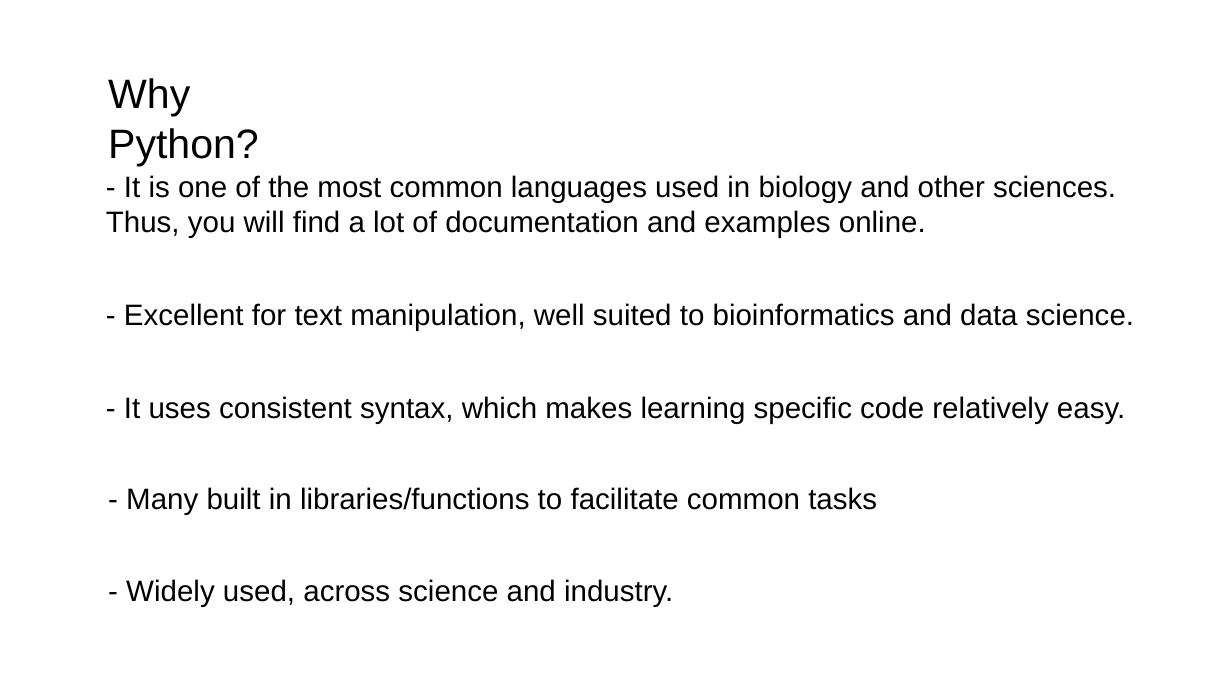
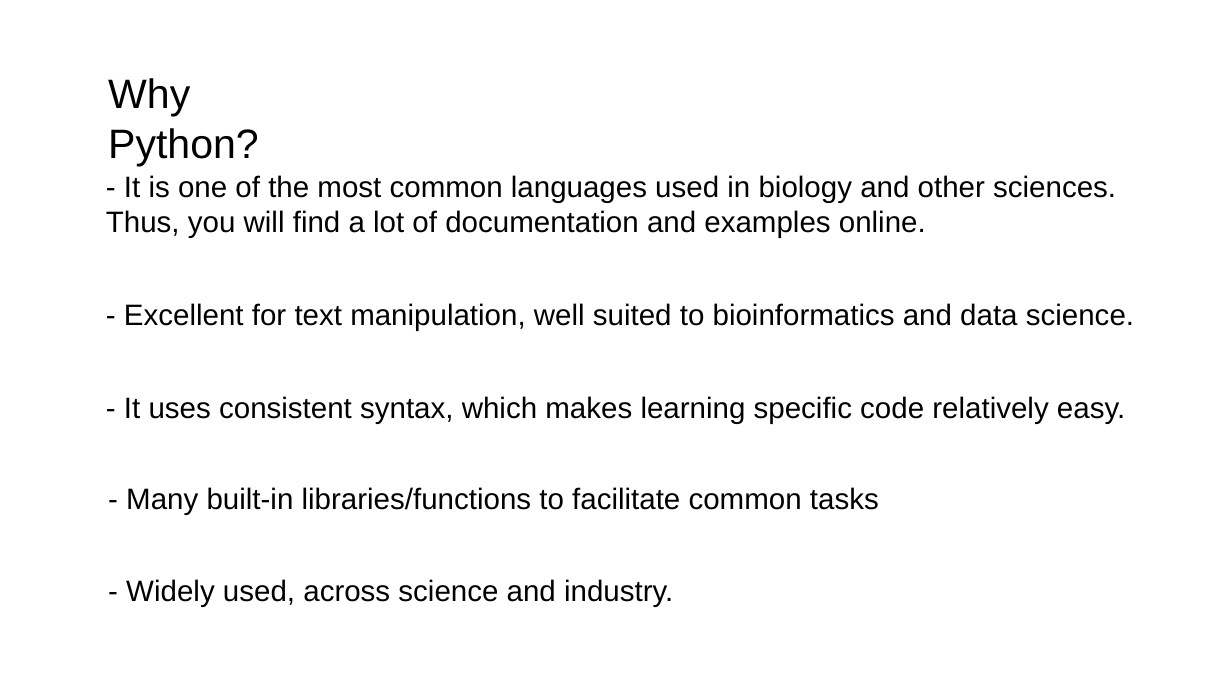
Before and after one commit to tparchman/F23_BIOL792, a slide deck: slide 21 of week5/week5_chap7_python_first_steps.pptx. Drawn at 1232x693 pixels with LibreOffice and Linux fonts; fonts in the diff are those of the drawing. Boxes give left, top, right and bottom in pixels: in the first picture for what was removed or moved away, otherwise in the second. Text is boxed around its words. In the diff, an @@ line names an element or a change of style, - is before the commit and + after.

```diff
--- a/week5/week5_chap7_python_first_steps.pptx
+++ b/week5/week5_chap7_python_first_steps.pptx
@@ text at (126,487,879,515): text changed @@
-- Many built in libraries/functions to facilitate common tasks
+- Many built-in libraries/functions to facilitate common tasks
```
Also in this commit, not shown: 5 other slides changed, 1 other file.
